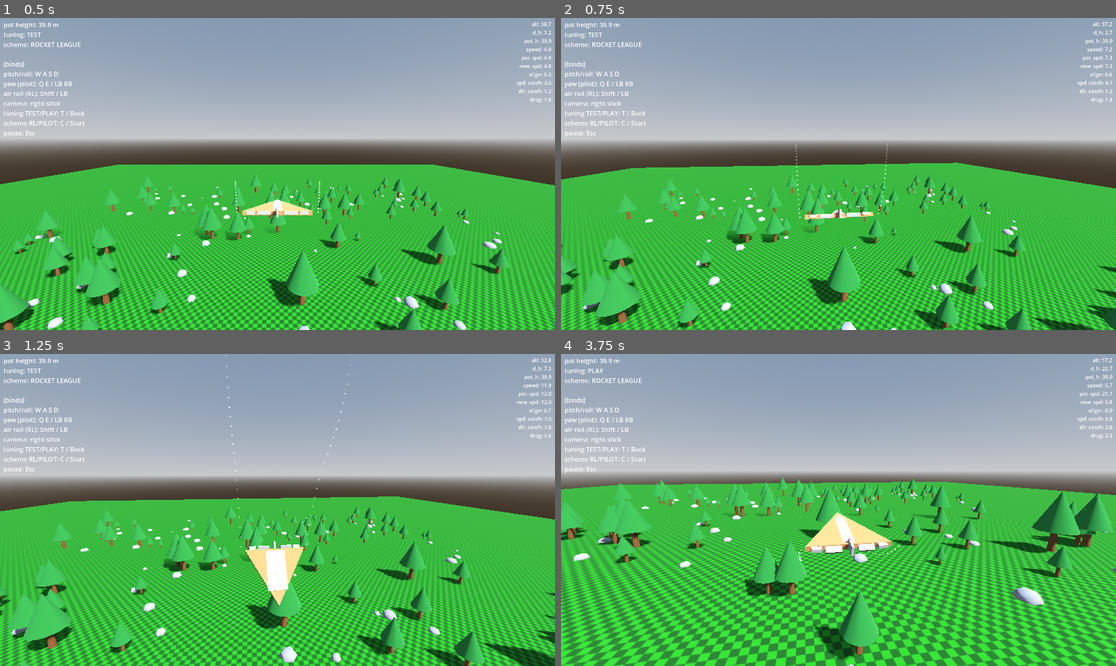
Above: before the commit, frames 1-4 (two rows, left to right).
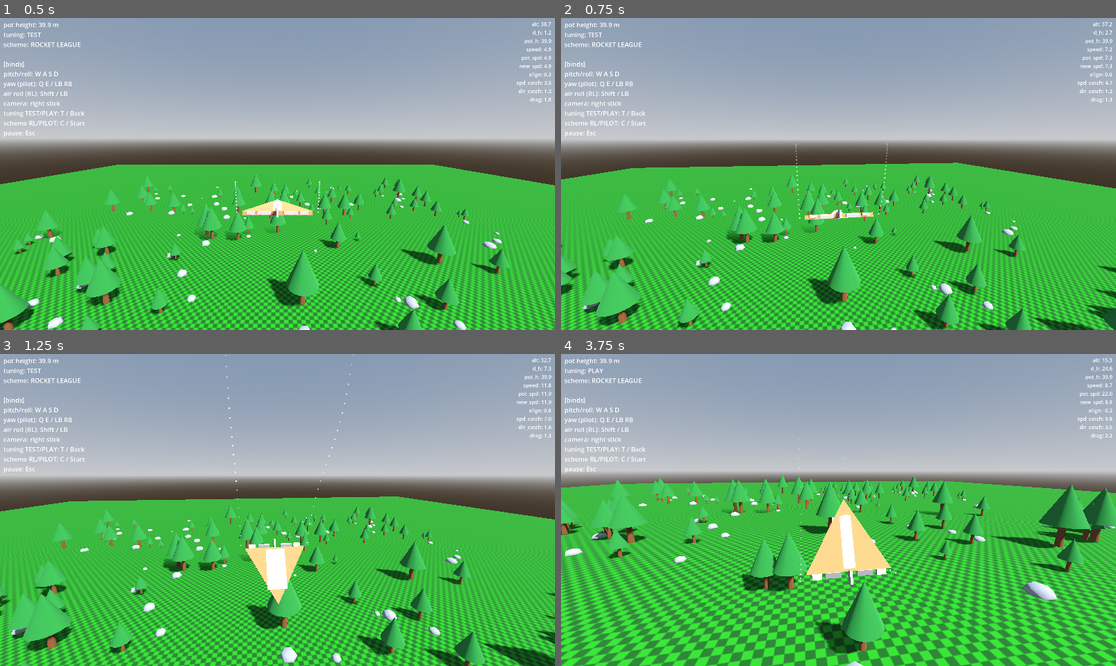
Above: after the commit, the same moments.

Repository: westonkelliher/glider
Game: Godot game, scene res://scenes/main.tscn
The game is run twice, just before and just after one commit, with the same random seed, the same clock (stepped at 60 frames per second) and the same inputs.
Inputs (mouse positions are in pixels of both pictures, inside the frame that each line leads up to):
- Up to frame 1 (0.5 s): no input
- Up to frame 2 (0.75 s): tap Enter at 0.5 s; move the mouse to (866, 174) at 0.52 s; hold W (move_forward) from 0.53 s (still down); hold Shift (air_roll) from 0.53 s (still down)
- Up to frame 3 (1.25 s): keep holding W (move_forward); keep holding Shift (air_roll)
- Up to frame 4 (3.75 s): keep holding W (move_forward); move the mouse to (810, 510) at 1.27 s; release Shift (air_roll) at 1.28 s; tap C (toggle_scheme) at 1.35 s; move the mouse to (849, 503) at 2.02 s; hold T (toggle_tuning) 2.03-2.78 s; move the mouse to (832, 516) at 2.77 s; tap Shift (air_roll) at 2.85 s; move the mouse to (877, 513) at 3.52 s; hold C (toggle_scheme) from 3.53 s (still down)

Frame 1 is identical in both runs. In frame 2, less than 0.1% of the frame differs, in the area x 26-80%, y 55-70%; in frame 3, 2.0%; in frame 4, 32%, in the area x 0-100%, y 1-100%.

Commit message:
Flight: scale rotation rates by speed (rrate); add rot speed vars
Co-Authored-By: Claude Opus 4.8 <noreply@anthropic.com>

Diff:
--- a/scripts/glider_body.gd
+++ b/scripts/glider_body.gd
@@ -24,6 +24,11 @@
 var ail_yaw_speed := 0.0
 var ail_yaw_target := 0.0
 
+## rotational speeds
+var pitch_v := 0.0
+var roll_v := 0.0
+var yaw_v := 0.0
+
 
 ## Pot height (stored potential energy as an equivalent altitude).
 var pot_height := 0.0
@@ -86,12 +91,12 @@
 	var nose_dir := (transform.basis * Vector3.FORWARD).normalized()
 	var drag_factor := tuning.DRAG * current_speed * nose_dir.cross(current_dir).length()
 	var nose_dot := velocity.normalized().dot(nose_dir)
-	#var pitch_rate := tuning.PITCH_MULT * ail_pitch * (velocity.length()+0.1) *
+	var rrate := 0.3 + 0.2 * sqrt(velocity.length()) #* nose_dot
 	#
 	## adjust rotation
-	rotate_object_local(Vector3.RIGHT, ail_pitch * tuning.PITCH_MULT * delta) # pitch
-	rotate_object_local(Vector3.BACK, ail_roll * tuning.ROLL_MULT * delta)    # roll
-	rotate_object_local(Vector3.DOWN, ail_yaw * tuning.YAW_MULT * delta)      # yaw (right = nose right)
+	rotate_object_local(Vector3.RIGHT, rrate * ail_pitch * tuning.PITCH_MULT * delta) # pitch
+	rotate_object_local(Vector3.BACK, rrate * ail_roll * tuning.ROLL_MULT * delta)    # roll
+	rotate_object_local(Vector3.DOWN, rrate * ail_yaw * tuning.YAW_MULT * delta)      # yaw (right = nose right)
 	#
 	## speeds, directions and velocities from potential (pot) values
 	# pot values
